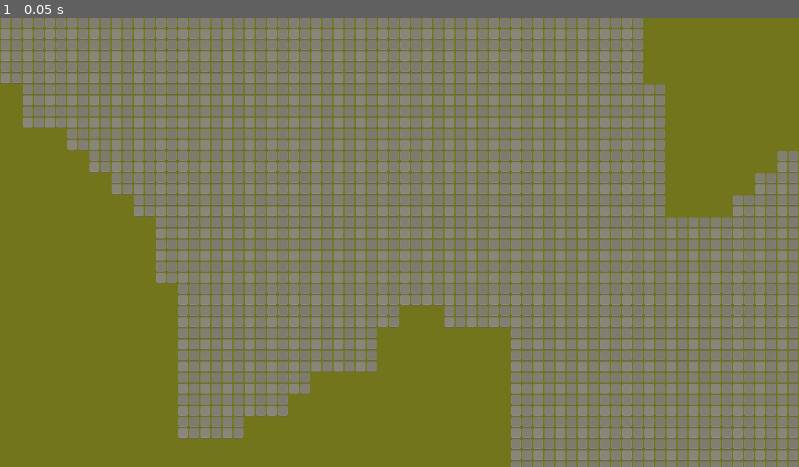
Above: before the commit, frame 1.
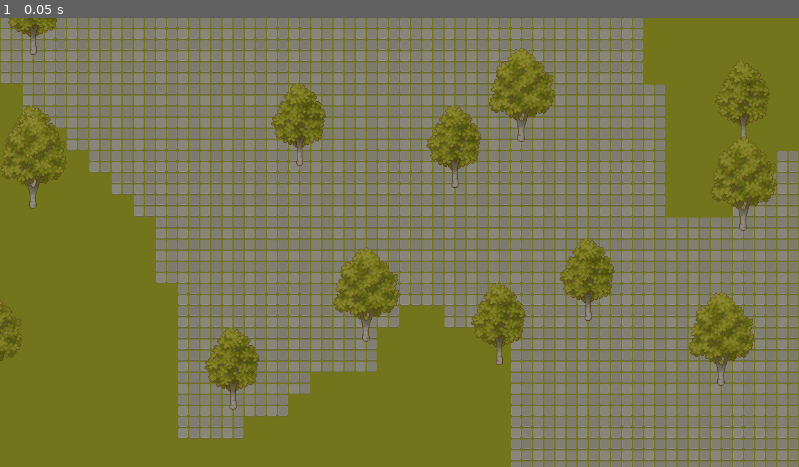
Above: after the commit, the same moment.

Repository: Kunggings/bonfire
Game: Godot game, scene res://scenes/random_generation.tscn
The game is run twice, just before and just after one commit, with the same random seed, the same clock (stepped at 60 frames per second) and the same inputs. This scene is started directly instead of the project's main scene.
Inputs:
- Up to frame 1 (0.05 s): no input

The runs differ from the first frame. In frame 1, 6.8% of the frame differs, in the area x 0-98%, y 0-88%.

Commit message:
Random Generation trees
Using old tile maps

Diff:
--- a/scenes/main.tscn
+++ b/scenes/main.tscn
@@ -58,7 +58,6 @@
 tile_set = ExtResource("6_ya4ey")
 
 [node name="CanvasModulate" type="CanvasModulate" parent="."]
-visible = false
 color = Color(0, 0, 0, 1)
 
 [node name="Bonfires" type="Node" parent="."]
--- a/scenes/random_generation.tscn
+++ b/scenes/random_generation.tscn
@@ -8,13 +8,26 @@
 [sub_resource type="NoiseTexture2D" id="NoiseTexture2D_wyi8h"]
 noise = SubResource("FastNoiseLite_mmgq7")
 
+[sub_resource type="FastNoiseLite" id="FastNoiseLite_wyi8h"]
+frequency = 0.35
+fractal_octaves = 1
+
+[sub_resource type="NoiseTexture2D" id="NoiseTexture2D_m2gbs"]
+noise = SubResource("FastNoiseLite_wyi8h")
+
 [node name="RandomGeneration" type="Node2D"]
 
 [node name="World" type="Node" parent="."]
 script = ExtResource("1_mmgq7")
 noise_height_texture = SubResource("NoiseTexture2D_wyi8h")
+tree_texture = SubResource("NoiseTexture2D_m2gbs")
 
 [node name="TileMap" type="TileMap" parent="World"]
 z_index = -1
+y_sort_enabled = true
 tile_set = ExtResource("2_wyi8h")
 format = 2
+layer_0/y_sort_enabled = true
+layer_1/name = "Layer1"
+layer_1/y_sort_enabled = true
+layer_1/y_sort_origin = 1
--- a/scenes/world.gd
+++ b/scenes/world.gd
@@ -1,33 +1,47 @@
 extends Node
 
 @export var noise_height_texture: NoiseTexture2D
+@export var tree_texture: NoiseTexture2D
 
 var noise : Noise
+var tree_noise : Noise
 var length : int = 100
 var noise_val_arr = []
 
 @onready var tile_map = $TileMap
 
 var source_id : int = 0
+var tree_source_id : int = 3
 var grass_atlas = Vector2i(0,0)
 var stone_atlas = Vector2i(0,4)
+var tree_atlas_arr = [Vector2i(9,1),Vector2i(5,0)]
 
 func _ready() -> void:
 	noise_height_texture.noise.seed = randi()
 	noise = noise_height_texture.noise
-
+	tree_texture.noise.seed = randi()
+	tree_noise = tree_texture.noise
 	generate_world()
 
 func _process(delta: float) -> void:
 	pass
 
 func generate_world():
-	for x in range(-length/2, length/2):
-		for y in range(-length/2, length/2):
+	for x in range(-length/2 as int, length/2 as int):
+		for y in range(-length/2 as int, length/2 as int):
+
 			var noise_val: float = noise.get_noise_2d(x, y)
+			var tree_noise_val: float = tree_noise.get_noise_2d(x, y)
+
 			noise_val_arr.append(noise_val)
 
+			# ----- Ground -----
 			if noise_val > 0.0:
 				tile_map.set_cell(0, Vector2i(x, y), source_id, grass_atlas)
 			else:
 				tile_map.set_cell(0, Vector2i(x, y), source_id, stone_atlas)
+
+			# ----- Trees -----
+			if tree_noise_val > 0.8:
+				#print("TREE AT:", x, "  ", y)
+				tile_map.set_cell(1, Vector2i(x, y), tree_source_id, tree_atlas_arr.pick_random())
--- a/tileset/BasicTileSet.tres
+++ b/tileset/BasicTileSet.tres
@@ -1,8 +1,9 @@
-[gd_resource type="TileSet" load_steps=7 format=3 uid="uid://dqk8rlrty2f5o"]
+[gd_resource type="TileSet" load_steps=9 format=3 uid="uid://dqk8rlrty2f5o"]
 
 [ext_resource type="Texture2D" uid="uid://3xvtuajexbhg" path="res://textures/tilemap/Pixel Art Top Down - Basic v1.2.2/Texture/TX Tileset Grass.png" id="1_i7d0b"]
 [ext_resource type="Texture2D" uid="uid://p2ksok348wtt" path="res://textures/tilemap/Pixel Art Top Down - Basic v1.2.2/Texture/TX Tileset Wall.png" id="2_2hs40"]
 [ext_resource type="Texture2D" uid="uid://rxt8undido15" path="res://textures/tilemap/Pixel Art Top Down - Basic v1.2.2/Texture/TX Props.png" id="3_ku3v2"]
+[ext_resource type="Texture2D" uid="uid://cm0l3w651gcxw" path="res://textures/tilemap/Pixel Art Top Down - Basic v1.2.2/Texture/TX Plant.png" id="4_hoklw"]
 
 [sub_resource type="TileSetAtlasSource" id="TileSetAtlasSource_2hs40"]
 texture = ExtResource("1_i7d0b")
@@ -246,8 +247,87 @@
 3:0/0 = 0
 3:1/0 = 0
 
+[sub_resource type="TileSetAtlasSource" id="TileSetAtlasSource_6ld1p"]
+texture = ExtResource("4_hoklw")
+texture_region_size = Vector2i(32, 32)
+2:0/next_alternative_id = 2
+2:0/0 = 0
+3:0/next_alternative_id = 2
+3:0/0 = 0
+1:1/next_alternative_id = 2
+1:1/0 = 0
+2:1/next_alternative_id = 2
+2:1/0 = 0
+3:1/next_alternative_id = 2
+3:1/0 = 0
+0:2/0 = 0
+1:2/next_alternative_id = 2
+1:2/0 = 0
+2:2/next_alternative_id = 2
+2:2/0 = 0
+3:2/next_alternative_id = 2
+3:2/0 = 0
+4:2/0 = 0
+0:3/0 = 0
+1:3/next_alternative_id = 2
+1:3/0 = 0
+2:3/next_alternative_id = 2
+2:3/0 = 0
+3:3/next_alternative_id = 2
+3:3/0 = 0
+2:4/next_alternative_id = 2
+2:4/0 = 0
+5:5/0 = 0
+7:5/0 = 0
+9:5/0 = 0
+11:5/next_alternative_id = 2
+11:5/0 = 0
+1:6/0 = 0
+3:6/0 = 0
+4:6/0 = 0
+5:6/0 = 0
+6:6/0 = 0
+7:6/0 = 0
+8:6/0 = 0
+9:6/0 = 0
+10:6/next_alternative_id = 2
+10:6/0 = 0
+11:6/next_alternative_id = 3
+11:6/0 = 0
+7:7/0 = 0
+9:7/0 = 0
+11:7/next_alternative_id = 2
+11:7/0 = 0
+0:12/0 = 0
+1:12/0 = 0
+2:12/0 = 0
+3:12/0 = 0
+0:13/0 = 0
+1:13/0 = 0
+2:13/0 = 0
+3:13/0 = 0
+0:14/0 = 0
+1:14/0 = 0
+2:14/0 = 0
+3:14/0 = 0
+0:15/0 = 0
+1:15/0 = 0
+2:15/0 = 0
+3:15/0 = 0
+1:0/next_alternative_id = 2
+1:0/0 = 0
+12:6/next_alternative_id = 2
+12:6/0 = 0
+9:1/size_in_atlas = Vector2i(3, 4)
+9:1/0 = 0
+9:1/0/texture_origin = Vector2i(0, 50)
+5:0/size_in_atlas = Vector2i(3, 5)
+5:0/0 = 0
+5:0/0/texture_origin = Vector2i(0, 70)
+
 [resource]
 tile_size = Vector2i(32, 32)
 sources/0 = SubResource("TileSetAtlasSource_2hs40")
 sources/1 = SubResource("TileSetAtlasSource_ku3v2")
 sources/2 = SubResource("TileSetAtlasSource_x5vd3")
+sources/3 = SubResource("TileSetAtlasSource_6ld1p")
Not shown: 1 places in scenes/random_generation.tscn that only renumber resources
